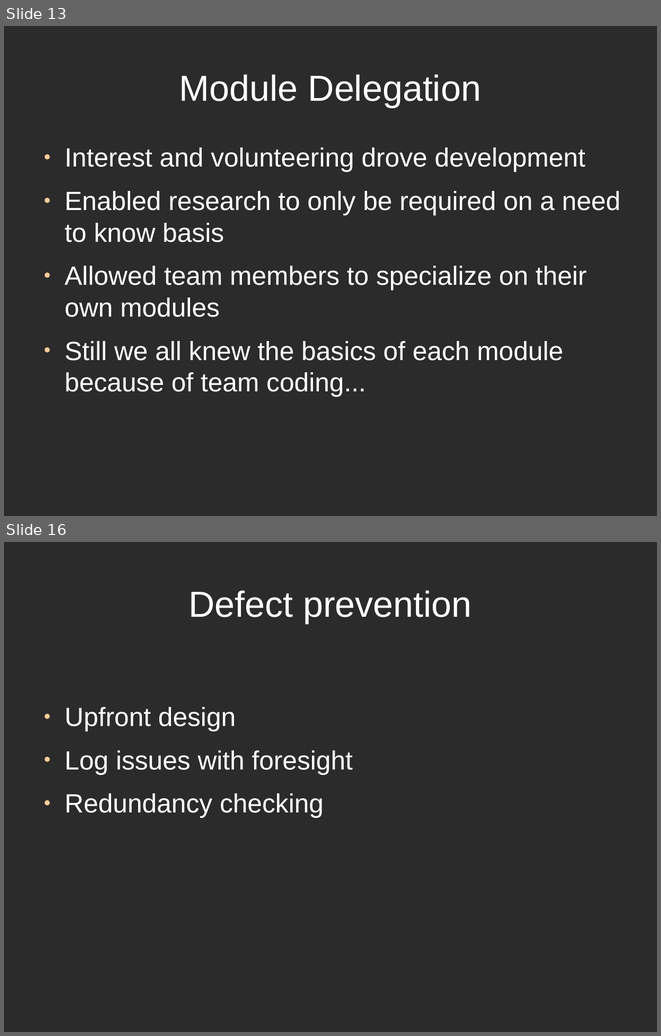
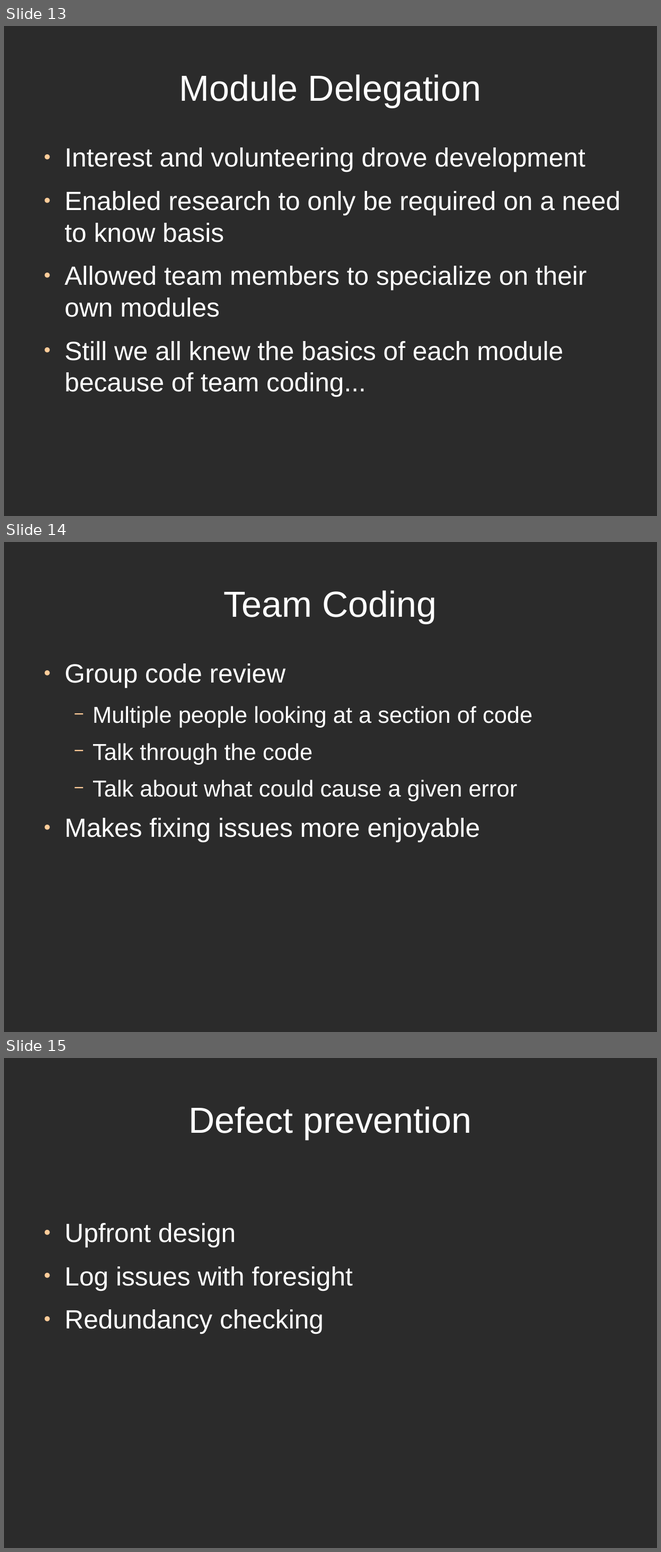
Before and after one commit to directrix1/se2, a slide deck: wip/SE2Presentation.odp. Shown one above the other, each under a label of ours: slides 13 and 16 before the commit, slides 13, 14 and 15 after it; the slides between them are not shown. The pictures are 661x1036 and 661x1552 pixels, drawn with LibreOffice and Linux fonts; fonts in the diff are those of the drawing; background and template pictures are left out; a plain dark background stands for a picture behind light text. Boxes give left, top, right and bottom in pixels: in the first picture for what was removed or moved away, otherwise in the second. Text is boxed around its words. In the diff, an @@ line names an element or a change of style, - is before the commit and + after.

```diff
--- a/wip/SE2Presentation.odp
+++ b/wip/SE2Presentation.odp
@@ slide 14 added at <box>4,542,657,1032</box>, background picture (left out) @@
@@ title added at <box>224,590,436,623</box>, 44 pt, text #FFFFFF @@
+Team Coding
@@ text added at <box>64,663,532,842</box>, 28 pt, text #FFFFFF @@
+● Group code review
+  − Multiple people looking at a section of code
+  − Talk through the code
+  − Talk about what could cause a given error
+● Makes fixing issues more enjoyable
@@ what was slide 16 is now slide 15 @@
```
Also in this commit, not shown: 7 slides changed, 2 slides removed.
